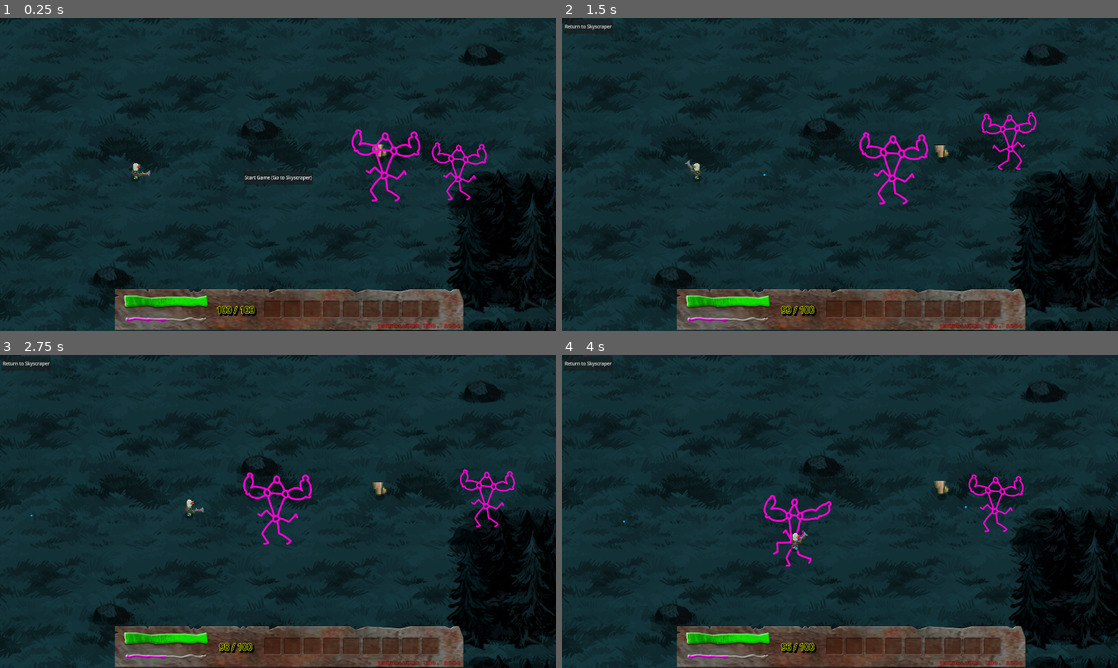
Above: before the commit, frames 1-4 (two rows, left to right).
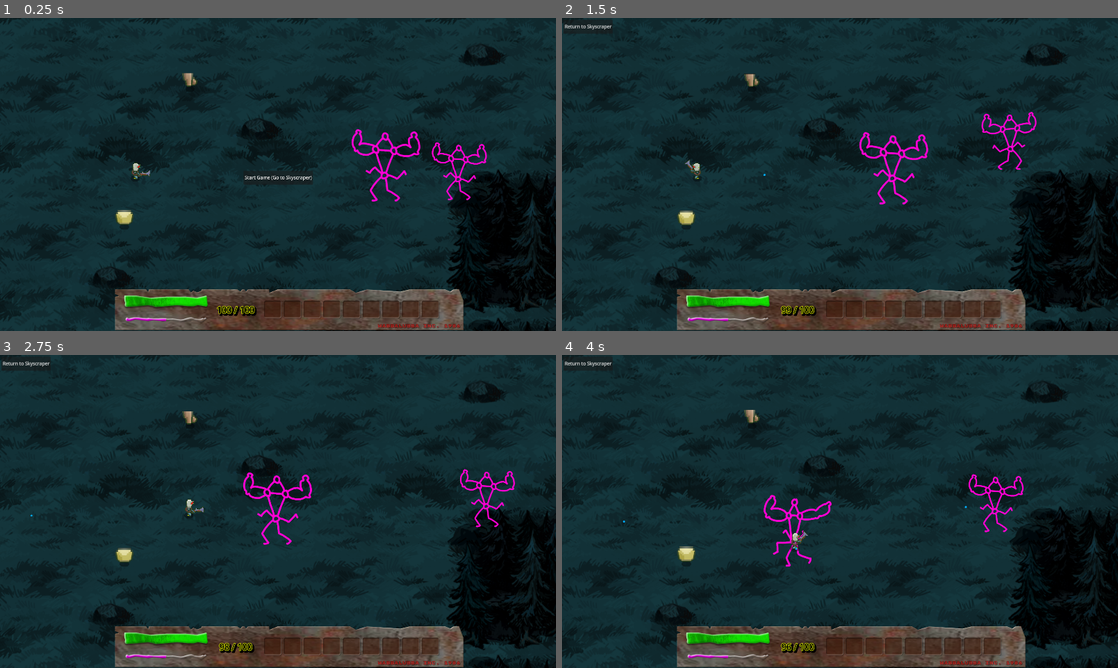
Above: after the commit, the same moments.

Repository: 100-Devs-1-Game/WildJamProject
Game: Godot game, scene res://modules/player/debug_map.tscn
Same seed, same stepped clock (60 frames per second), same inputs: the game is played once before the commit and once after it. This scene is started directly instead of the project's main scene.
Inputs (mouse positions are in pixels of both pictures, inside the frame that each line leads up to):
- Up to frame 1 (0.25 s): no input
- Up to frame 2 (1.5 s): click "Start Game (Go to Skyscraper)" at 0.5 s; click "Go To Level" at 1.25 s
- Up to frame 3 (2.75 s): tap Enter at 2 s; move the mouse to (400, 495) at 2.02 s; hold D (movement_right) from 2.03 s (still down); hold Space (interact) from 2.03 s (still down)
- Up to frame 4 (4 s): move the mouse to (728, 527) at 2.77 s; release D (movement_right) at 2.78 s; release Space (interact) at 2.78 s; hold S (movement_down) 2.78-3.53 s; tap Shift (movement_sprint) at 2.85 s; move the mouse to (895, 442) at 3.52 s; hold D (movement_right) from 3.53 s (still down); hold Space (interact) from 3.53 s (still down)

The runs differ from the first frame. In frame 1, 0.3% of the frame differs, in the area x 20-70%, y 17-67%; in frame 2, 0.3%; in frame 3, 0.3%; in frame 4, 0.3%.

Commit message:
fixed item kick a little

Diff:
--- a/project/modules/items/item_instance.gd
+++ b/project/modules/items/item_instance.gd
@@ -4,6 +4,7 @@
 
 var item_id:=-1
 var tween: Tween
+@export var kick_arch_height := 32.0
 
 # For the kick around logic, instead of relying on physics, we can use the tilemap and ensure the item is only moved onto valid tiles.
 var _coords: Vector2i
@@ -52,10 +53,7 @@
 	var new_coords = _coords
 	# First try to kick 2 cells away, if not possible, 1 cell away
 	var can_kick = false
-	if new_coords + kick_direction * 2 in _terrain.get_used_cells():
-		new_coords += kick_direction * 2
-		can_kick = true
-	elif new_coords + kick_direction in _terrain.get_used_cells():
+	if new_coords + kick_direction in _terrain.get_used_cells():
 		new_coords += kick_direction
 		can_kick = true
 	if can_kick:
@@ -75,11 +73,11 @@
 	tween2.set_trans(Tween.TRANS_QUAD)
 	var final_position = _terrain.map_to_local(new_coords) + _terrain.tile_set.tile_size * 0.5
 	final_position += Utils.random_vec2(_terrain.tile_set.tile_size)
-	final_position = _terrain.to_global(final_position)
+	#final_position = _terrain.to_global(final_position)
 	tween2.tween_property(self, "position", final_position, kick_animation_time)
 	# Add a vertical arch to the sprite
 	tween2.set_ease(Tween.EASE_OUT)
-	tween2.tween_property($Sprite2D, "position:y", _terrain.tile_set.tile_size.x*-3.0, kick_animation_time * 0.5).as_relative()
+	tween2.tween_property($Sprite2D, "position:y", -kick_arch_height, kick_animation_time * 0.5).as_relative()
 	tween2.set_ease(Tween.EASE_IN)
 	tween2.tween_property($Sprite2D, "position:y", 0.0, kick_animation_time * 0.5).as_relative().set_delay(kick_animation_time * 0.5)
 	tween2.chain()
--- a/project/modules/items/item_instance.tscn
+++ b/project/modules/items/item_instance.tscn
@@ -18,15 +18,16 @@
 background_color = Color(0, 0, 0, 0)
 
 [sub_resource type="CapsuleShape2D" id="CapsuleShape2D_akx2o"]
-radius = 20.0
-height = 72.0
+radius = 30.0
+height = 90.0
 
 [sub_resource type="CapsuleShape2D" id="CapsuleShape2D_qbqf5"]
-radius = 8.0
-height = 32.0
+radius = 12.0
+height = 36.0
 
 [node name="ItemInstance" type="Node2D"]
 script = ExtResource("1_akx2o")
+kick_arch_height = null
 
 [node name="Shadow" type="Sprite2D" parent="."]
 modulate = Color(0, 0, 0, 0.3764706)
@@ -66,6 +67,7 @@
 shape = SubResource("CapsuleShape2D_qbqf5")
 
 [node name="Label" type="Label" parent="."]
+visible = false
 offset_left = -64.0
 offset_top = -88.0
 offset_right = 64.0
